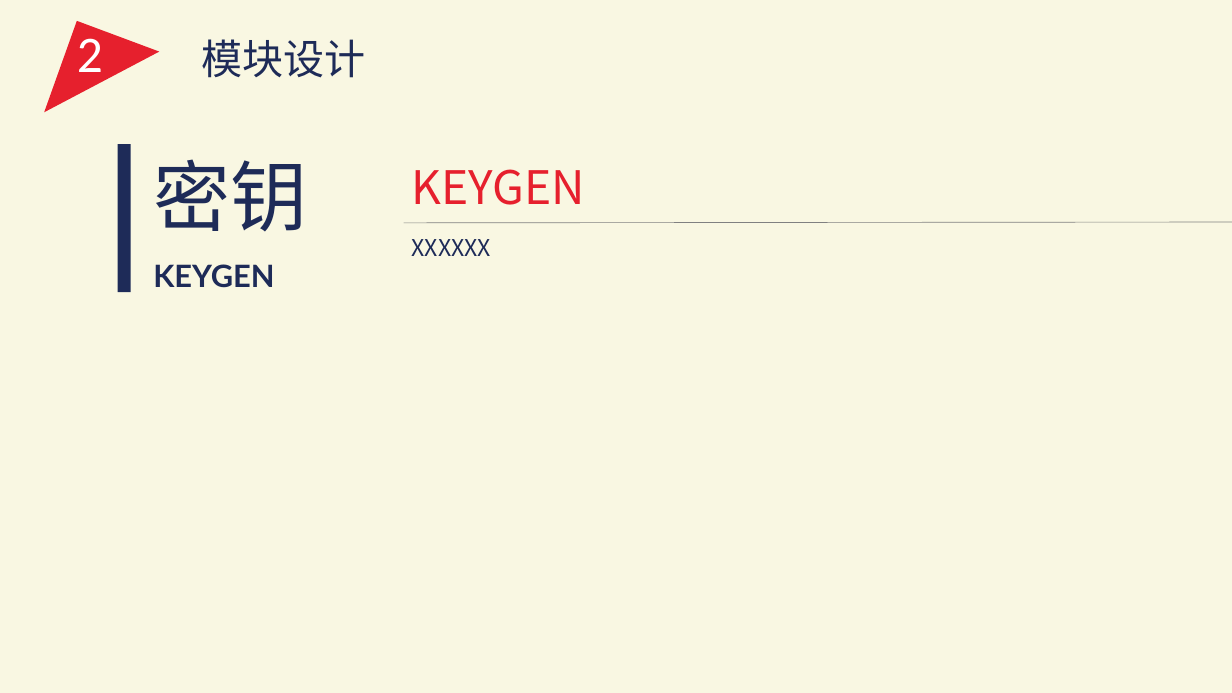
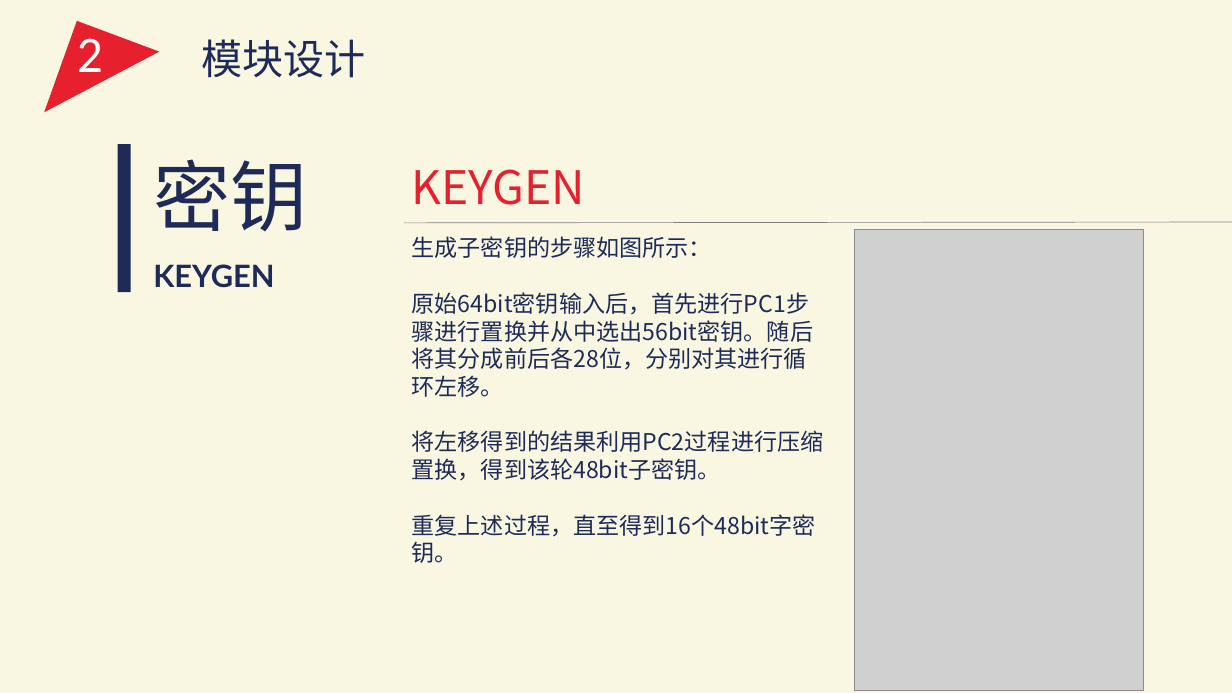
Before and after one commit to IntroductionOfCoding2015/encryption, a slide deck: slide 9 of PPT.pptx (slide 8 before the commit). Drawn at 1232x693 pixels with LibreOffice and Linux fonts; fonts in the diff are those of the drawing; grey boxes stand for pictures. Boxes give left, top, right and bottom in pixels: in the first picture for what was removed or moved away, otherwise in the second. Text is boxed around its words. In the diff, an @@ line names an element or a change of style, - is before the commit and + after.

```diff
--- a/PPT.pptx
+++ b/PPT.pptx
@@ text removed at (x1=412, y1=239, x2=491, y2=256) @@
-XXXXXX
@@ text added at (x1=412, y1=236, x2=824, y2=563), 18 pt, text #1E2B58 @@
+生成子密钥的步骤如图所示：
+原始64bit密钥输入后，首先进行PC1步骤进行置换并从中选出56bit密钥。随后将其分成前后各28位，分别对其进行循环左移。
+将左移得到的结果利用PC2过程进行压缩置换，得到该轮48bit子密钥。
+重复上述过程，直至得到16个48bit字密钥。
@@ picture added at (x1=855, y1=229, x2=1143, y2=690) @@
```
Also in this commit, not shown: 8 other slides changed, 2 slides added, 5 slides removed, 1 other file.
